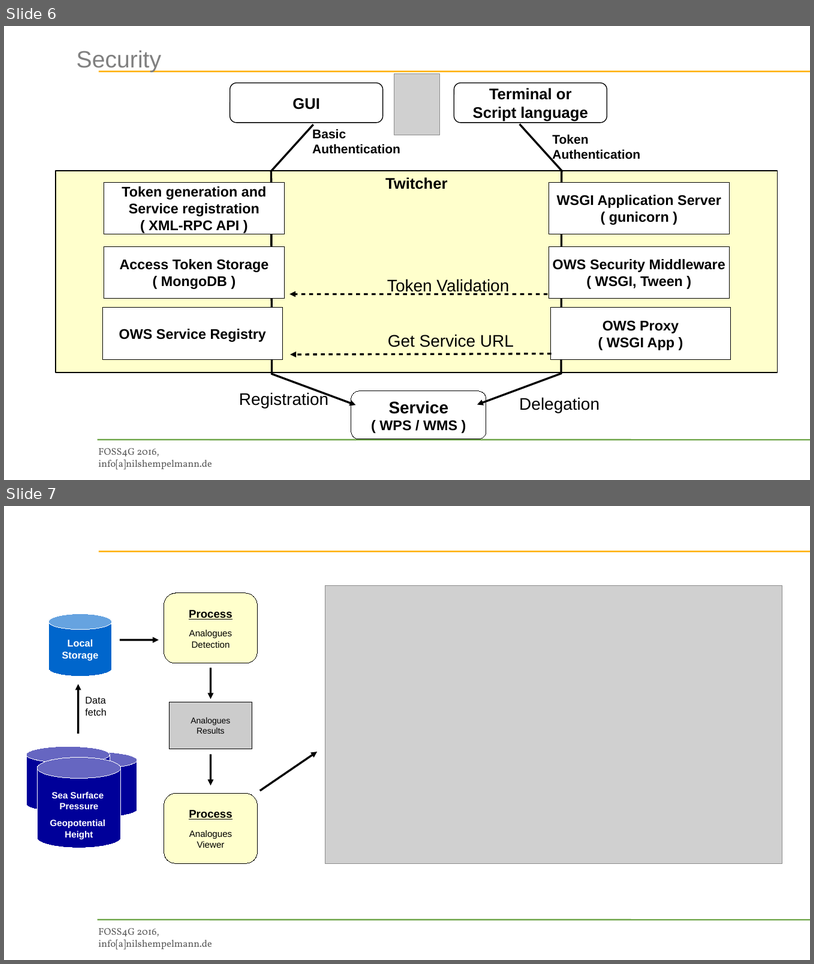
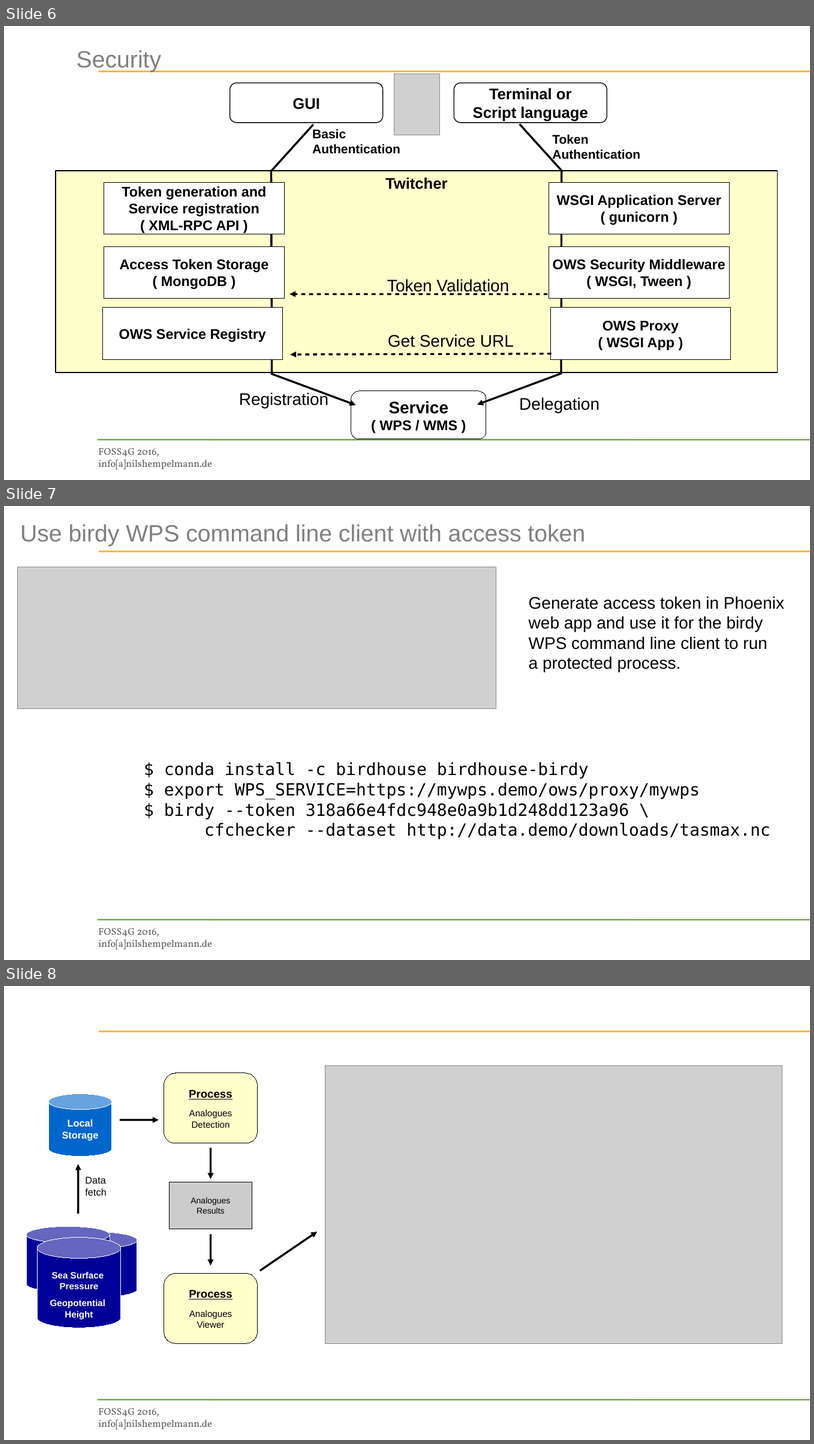
Before and after one commit to bird-house/birdhouse-docs, a slide deck: slides/birdhouse-foss4g-2016/Hempelmann_foss4g2016.odp. Shown one above the other, each under a label of ours: slides 6 and 7 before the commit, slides 6, 7 and 8 after it. The pictures are 814x964 and 814x1444 pixels, drawn with LibreOffice and Linux fonts; fonts in the diff are those of the drawing; grey boxes stand for pictures; background and template pictures are left out. Boxes give left, top, right and bottom in pixels: in the first picture for what was removed or moved away, otherwise in the second. Text is boxed around its words. In the diff, an @@ line names an element or a change of style, - is before the commit and + after.

Commit message:
added birdy, solr and buildout slide
fixed security authentication

```diff
--- a/slides/birdhouse-foss4g-2016/Hempelmann_foss4g2016.odp
+++ b/slides/birdhouse-foss4g-2016/Hempelmann_foss4g2016.odp
@@ slide 7 added at (x1=4, y1=506, x2=810, y2=960), background picture (left out); not listed: 3 template elements that a slide beside it also shows @@
@@ text added at (x1=20, y1=524, x2=585, y2=546), 33.6 pt, text #808080 @@
+Use birdy WPS command line client with access token
@@ picture added at (x1=18, y1=567, x2=497, y2=709) @@
@@ text added at (x1=529, y1=596, x2=785, y2=672), 24 pt, text #000000 @@
+Generate access token in Phoenix
+web app and use it for the birdy
+WPS command line client to run
+a protected process.
@@ text added at (x1=164, y1=762, x2=771, y2=839), 24 pt, text #000000 @@
+$ conda install -c birdhouse birdhouse-birdy
+$ export WPS_SERVICE=https://mywps.demo/ows/proxy/mywps
+$ birdy --token 318a66e4fdc948e0a9b1d248dd123a96 \
+cfchecker --dataset http://data.demo/downloads/tasmax.nc
@@ what was slide 7 is now slide 8 @@
```
Also in this commit, not shown: 1 slide changed, 2 other slides added, 1 other file.
